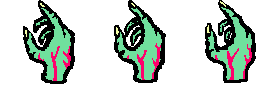
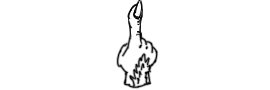
Two versions of the same layered image (270px x 90px). Layer-by-layer changes:
removed layer "Layer 4 copy 2" over [205, 0, 256, 83]
removed layer "Layer 3 copy" over [114, 0, 166, 83]
removed layer "Layer 2 copy 2" over [23, 0, 75, 84]
added layer "Layer 17 copy 4" above "Layer 17 copy 3" over [116, 0, 159, 89]
showed "Background" over [23, 0, 256, 89]
